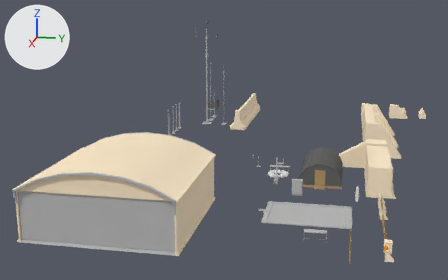
The Blender file Openhypt/OpenhyptProject/Assets/Structures/Bundle.blend as it was, and as the next commit left it.
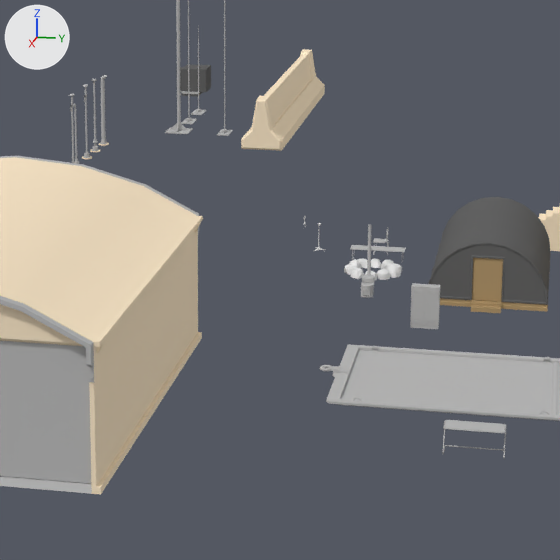
Each version appears first whole from a 50 mm camera at (122.8, 2.8, 36.4) aimed at (-5.1, -22.8, 4.5), and next in a close-up on the part from 32% to 77% of the width and 27% to 100% of the height. Arrows for +X, +Y and +Z are at upper left; the lights stay in place.

In view in the first close-up: 'AC Unit', 'AntennaBaseMed', 'BarrierAzBig', 'Hangar1', 'Locker', 'MetalTable1', 'RockFireplaceCircle', 'TowSled', 'Utilitent'.
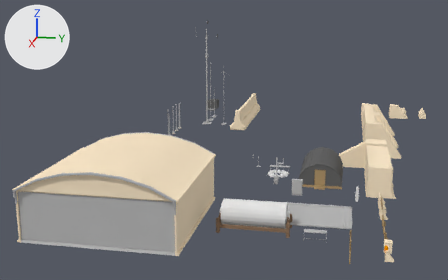
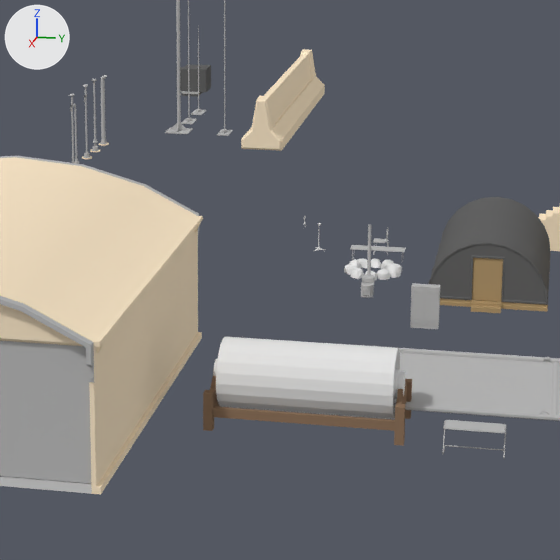
Pixel boxes [x1, y1, x2, y2] of what changed, in the close-ups (560 x 560 px):
'Tank', shown
    after: [203, 337, 412, 446]

Patch to the scene script:
```diff
--- a/Openhypt/OpenhyptProject/Assets/Structures/Bundle.blend.py
+++ b/Openhypt/OpenhyptProject/Assets/Structures/Bundle.blend.py
@@ ob_tank @@
 ob_tank.location = (31.63, -10.56, 1.16)
-ob_tank.hide_viewport = True
```
